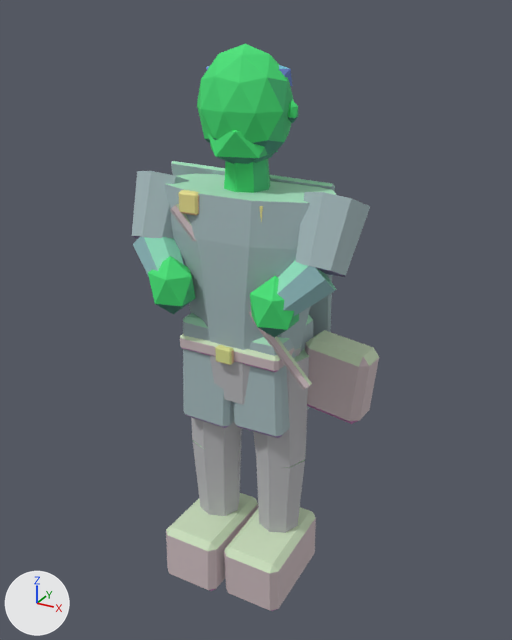
An edit to the glTF model assets/exports/npc/npc_wayfarer_work_v01.glb, drawn before and after from the same camera.
Before and after are seen from a 50 mm camera at (1.16, -2.06, 2.13) aimed at (0.02, 0.02, 1.09). Every picture has the same lights, and +X, +Y and +Z are marked at lower left. The picture after the commit comes second. Vertices at exactly the same position are counted once.

Names of what the first picture shows: 'GEO_npc_wayfarer_work_v01'.
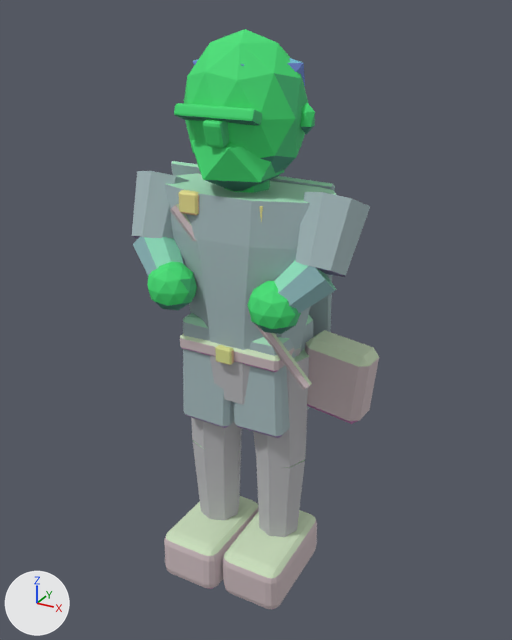
The edits, one by one:
me_geo_npc_wayfarer_work_v01 is used by ob_geo_npc_wayfarer_work_v01; location (0.0, 0.0, 0.0).
me_geo_npc_wayfarer_work_v01 had 574 vertices, 1032 faces and spanned x -0.44..0.47, y -0.27..0.26, z -0.01..2.03.
me_geo_npc_wayfarer_work_v01 now has 890 vertices, 1656 faces and spans x -0.44..0.47, y -0.28..0.26, z 0.0..2.07.
me_geo_npc_wayfarer_work_v01 part 1: a new loose piece, an icosphere of 80 faces spanning x -0.29..-0.11, y -0.26..-0.1, z 1.16..1.34, in mat_mat_npc_indexed.
me_geo_npc_wayfarer_work_v01 part 2: a new loose piece, an icosphere of 80 faces spanning x 0.11..0.29, y -0.26..-0.1, z 1.16..1.34, in mat_mat_npc_indexed.
me_geo_npc_wayfarer_work_v01 part 3: a new loose piece, an icosphere of 80 faces spanning x -0.2..0.2, y -0.19..0.17, z 1.58..2.07, in mat_mat_npc_indexed.
me_geo_npc_wayfarer_work_v01 part 4: a new loose piece, an icosphere of 20 faces spanning x -0.15..0.15, y -0.2..0.08, z 1.57..1.81, in mat_mat_npc_indexed.
me_geo_npc_wayfarer_work_v01 part 5: a new loose piece, an icosphere of 20 faces spanning x 0.186..0.24, y -0.025..0.017, z 1.769..1.866, in mat_mat_npc_indexed.
me_geo_npc_wayfarer_work_v01 part 6: a new loose piece, an icosphere of 20 faces spanning x -0.19..0.19, y -0.13..0.17, z 1.85..2.03, in mat_mat_npc_indexed.
me_geo_npc_wayfarer_work_v01 part 7: the loose piece of 24 vertices spanning x -0.25..-0.01, y -0.27..0.12, z -0.01..0.24 is rebuilt with 96 vertices and now spans x -0.25..0.0, y -0.28..0.13, z 0.0..0.22.
me_geo_npc_wayfarer_work_v01 part 8: the loose piece of 24 vertices spanning x 0.01..0.25, y -0.24..0.15, z -0.01..0.24 is rebuilt with 96 vertices and now spans x 0.0..0.25, y -0.25..0.16, z 0.0..0.22.
me_geo_npc_wayfarer_work_v01 part 9: a new loose piece of 56 vertices spanning x -0.14..0.14, y -0.21..-0.15, z 1.81..1.86, in mat_mat_npc_indexed.
me_geo_npc_wayfarer_work_v01 part 10: a new loose piece of 56 vertices spanning x -0.03..0.03, y -0.22..-0.15, z 1.74..1.83, in mat_mat_npc_indexed.
me_geo_npc_wayfarer_work_v01 part 11: 6 loose pieces with 72 vertices, spanning x -0.28..0.28, y -0.25..0.13, z 1.14..1.99, are deleted.
Part 12, on me_geo_npc_wayfarer_work_v01:
42 vertices are removed from x -0.16..0.16, y -0.15..0.13, z 1.65..2.03.
80 faces are deleted.
8 vertices in x -0.07..0.07, y -0.07..0.07, z 1.7 move by (0.0, 0.0, -0.04).
me_geo_npc_wayfarer_work_v01 part 13: 4 kept faces spanning x 0.19..0.47, y 0.0..0.15, z 0.78..1.04 get new vertex colours.
Other edits to the shape of me_geo_npc_wayfarer_work_v01 do not show in these pictures.

Where the change shows, as pixel boxes [x1, y1, x2, y2] in the pictures (512 x 640 px):
'GEO_npc_wayfarer_work_v01', reshaped: before [132, 44, 379, 611]; after [132, 29, 379, 609]
part 1 of me_geo_npc_wayfarer_work_v01, added (green): after [147, 262, 197, 310]
part 2 of me_geo_npc_wayfarer_work_v01, added (green): after [247, 281, 301, 334]
part 3 of me_geo_npc_wayfarer_work_v01, added (green): after [184, 29, 308, 184]
part 4 of me_geo_npc_wayfarer_work_v01, added (green): after [191, 140, 284, 191]
part 5 of me_geo_npc_wayfarer_work_v01, added: after [300, 103, 315, 134]
part 6 of me_geo_npc_wayfarer_work_v01, added: after [193, 58, 305, 86]
part 7 of me_geo_npc_wayfarer_work_v01, rebuilt: before [166, 493, 258, 591]; after [164, 496, 259, 589]
part 8 of me_geo_npc_wayfarer_work_v01, rebuilt: before [224, 507, 316, 611]; after [223, 510, 317, 609]
part 9 of me_geo_npc_wayfarer_work_v01, added (green): after [174, 103, 262, 126]
part 10 of me_geo_npc_wayfarer_work_v01, added (green): after [203, 119, 229, 148]
part 11 of me_geo_npc_wayfarer_work_v01, deleted: before [148, 65, 299, 338]
part 12 of me_geo_npc_wayfarer_work_v01, built on (mostly hidden afterwards): before [197, 44, 294, 193]; after [224, 180, 270, 192]
part 13 of me_geo_npc_wayfarer_work_v01, recoloured: [359, 357, 369, 367] in both
